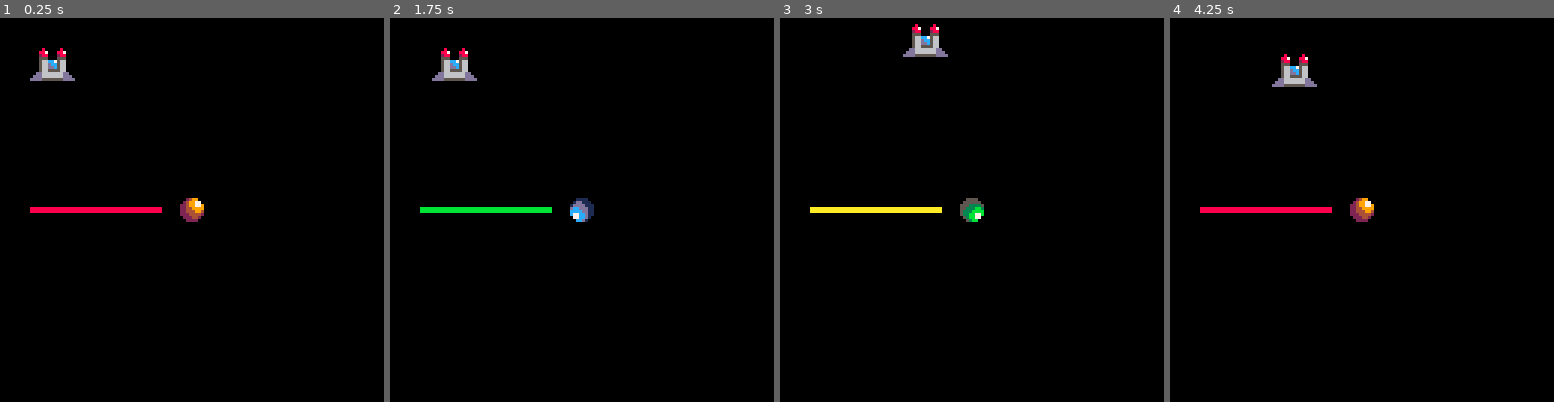
Above: before the commit, frames 1-4 (left to right).
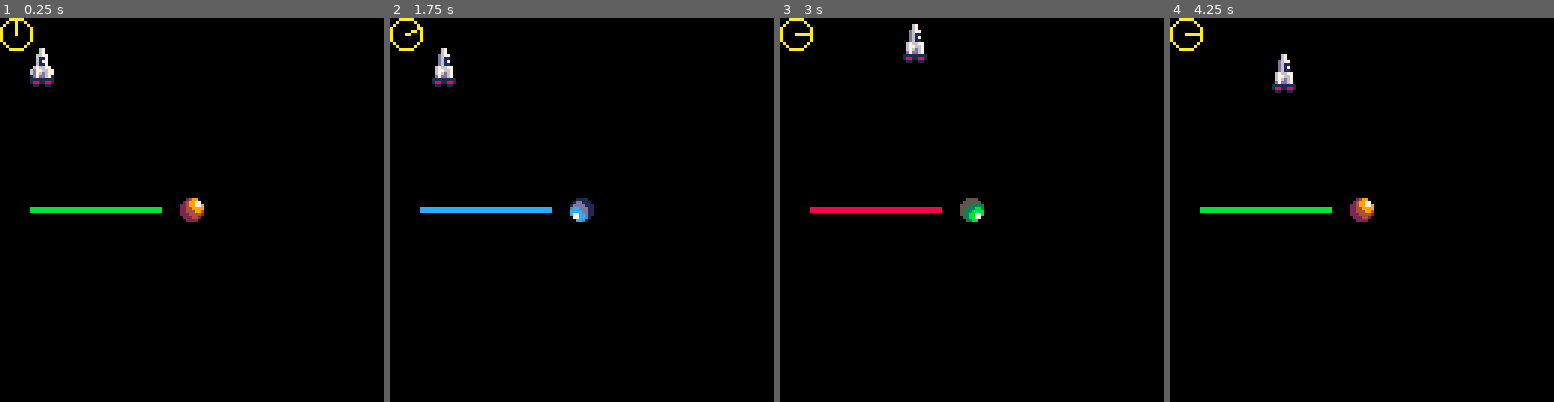
Above: after the commit, the same moments.

Repository: sroccaserra/shmup
Game: PICO-8 cartridge carts/shoot.p8
The game is run twice, just before and just after one commit, with the same random seed, the same clock (stepped at 60 frames per second) and the same inputs.
Inputs:
- Up to frame 1 (0.25 s): no input
- Up to frame 2 (1.75 s): hold Right from 1.6 s (still down)
- Up to frame 3 (3 s): release Right at 2.1 s; hold Up 2.15-2.42 s; hold Right from 2.47 s (still down)
- Up to frame 4 (4.25 s): release Right at 3.03 s; hold Left 3.08-3.58 s; hold Down 3.63-3.97 s; hold Right from 4.02 s (still down)

The runs differ from the first frame. In frame 1, 1.4% of the frame differs, in the area x 0-43%, y 0-51%; in frame 2, 1.4%; in frame 3, 1.4%; in frame 4, 1.4%.

Commit message:
Add smooth ship rotation angle, and some frames
The frames still need to be associated to the ship smooth rotation
angle.

Diff:
--- a/carts/main.lua
+++ b/carts/main.lua
@@ -1,14 +1,31 @@
+---
+-- globals
+-- convention:
+--   - vx is for x velocity, a variable movement along x axis
+--   - dx is for delta x, a base constant increment used to compute vx
+--   - da is a base constant angular increment (delta alpha)
+
 n = 1
 x = 0
 fc = 0
 
 lc = 1
-lcs = {8, 10, 11, 12}
+lcs = {8, 11, 12}
 
 ship = {
+  f = 35,
   x = 10,
-  y = 10
+  dx = 1,
+  vx = 0,
+  y = 10,
+  dy = 1,
+  vy = 0,
+  a = 0,
+  da = 0.05,
 }
+
+---
+-- main
 
 function _draw()
   cls()
@@ -18,17 +35,21 @@
   line(10, 63, 53, 63, lcs[lc])
   line(10, 64, 53, 64, lcs[lc])
 
-  spr(17, ship.x, ship.y, 2, 2)
+  draw_angle(ship)
+
+  spr(ship.f, ship.x, ship.y, 1, 2)
 end
 
 function _update()
-  fc = fc + 1
-  if 0 == fc % 2 then
+  fc = fc + .5
+  if fc >= 1 then
+    fc = 0
     lc = lc + 1
     if lc > #lcs then
       lc = 1
     end
   end
+
   x = x + .5
   if x >= 1 then
     n = n + 1
@@ -39,10 +60,16 @@
   end
 
   if btn(0) then
-    ship.x = ship.x - 1
-  end
-  if btn(1) then
-    ship.x = ship.x + 1
+    ship.vx = - ship.dx
+    ship.x = ship.x + ship.vx
+    ship.f = 34
+  elseif btn(1) then
+    ship.vx = ship.dx
+    ship.x = ship.x + ship.vx
+    ship.f = 36
+  else
+    ship.vx = 0
+    ship.f = 35
   end
   if btn(2) then
     ship.y = ship.y - 1
@@ -50,4 +77,37 @@
   if btn(3) then
     ship.y = ship.y + 1
   end
+  update_angle(ship)
 end
+
+---
+-- core
+
+function draw_angle(ship)
+  local x, y = 5, 5
+  local r = 5
+  circ(x,y,r,10)
+  line(x,y,x+r*sin(ship.a), y-r*cos(ship.a))
+end
+
+function update_angle(ship)
+  local da = ship.da
+  if (ship.vx < 0) then
+    ship.a = ship.a + da
+  elseif (ship.vx > 0) then
+    ship.a = ship.a - da
+  else
+    if (abs(ship.a) <= da) then
+      ship.a = 0
+    elseif (ship.a > 0) then
+      ship.a = ship.a - da
+    else
+      ship.a = ship.a + da
+    end
+  end
+  if (ship.a > 0.25) then
+    ship.a = 0.25
+  elseif (ship.a < -0.25) then
+    ship.a = -0.25
+  end
+end
Not shown, changed: 32 lines of the sprite sheet (__gfx__) section of carts/shoot.p8
